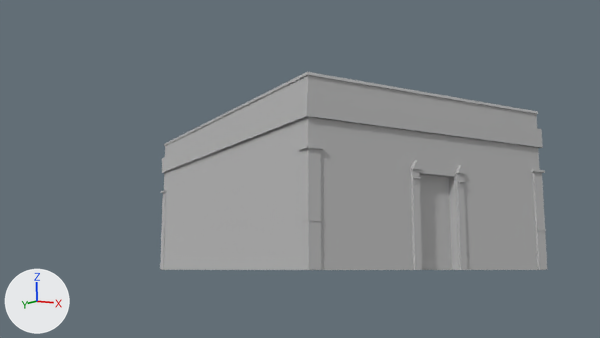
The Blender file Utils/Modelos/TuristaFDP.blend as it was, and as the next commit left it.
Camera for both pictures: the file's camera 'Camera'. Every picture has the same lights, and +X, +Y and +Z are marked at lower left.

Names of what the first picture shows: 'low'.
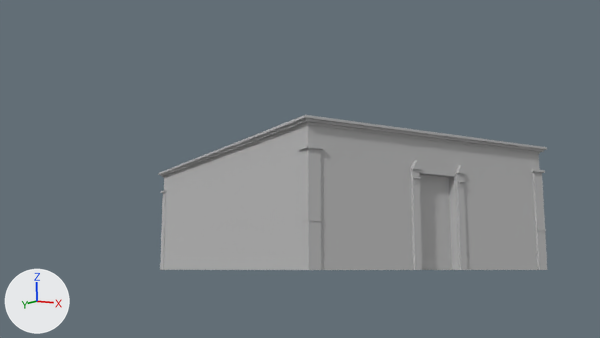
Boxes [x1, y1, x2, y2] around the edits, measured in the pictures (600 x 338 px):
'low', reshaped (22% shorter): before [160, 72, 547, 270]; after [158, 115, 547, 270]
part 1 of me_plane_014, built on: before [162, 72, 543, 178]; after [158, 115, 547, 178]

The change in detail:
me_plane_014 is used by ob_low; location (-20.79, -8.9, 3.06).
me_plane_014 had 441 vertices, 366 faces and spanned x -7.8..8.0, y -1.5..19.4, z -3.1..6.0.
me_plane_014 now has 501 vertices, 431 faces and spans x -8.0..8.0, y -1.6..19.4, z -3.1..3.9.
Part 1, on me_plane_014:
64 vertices are removed from x -7.8..7.9, y -1.4..19.2, z 3.6..6.0.
99 faces are deleted.
4 vertices in x 7.7, y 11.1..19.1, z 3.7 move by (0.2, 0.2, -0.1).
4 vertices in x -7.7, y 11.1..19.1, z 3.7 move by (-0.2, 0.2, -0.1).
3 vertices in x 7.7, y -0.1..5.1, z 3.7 move by (0.2, -0.1, -0.1).
3 vertices in x -7.7, y -0.1..5.1, z 3.7 move by (-0.2, -0.1, -0.1).
3 vertices in x -4.5..-1.2, y -1.3, z 3.7 move by (-0.1, -0.2, -0.1).
15 vertices move from x -7.7..7.7, y -1.3..17.4, z 3.6..3.7 to x -7.9..7.9, y -1.5..17.7, z 3.6.
116 vertices are added at x -8.0..8.0, y -1.6..19.4, z 3.5..3.9.
8 new vertices lie (0.0, 2.6, 0.0) away from vertices in x -7.7..7.7, y 8.6..14.9, z 3.5..3.6.
164 new faces join them.
